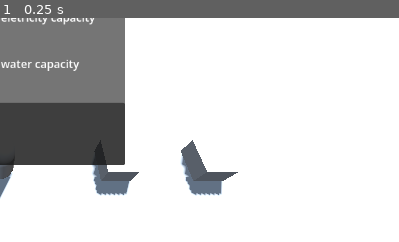
Above: before the commit, frame 1.
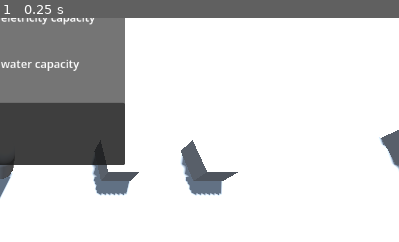
Above: after the commit, the same moment.

Repository: abody2k/Of-mice-and-cheese
Game: Godot game, scene res://scenes/main.tscn
Same seed, same stepped clock (60 frames per second), same inputs: the game is played once before the commit and once after it.
Inputs:
- Up to frame 1 (0.25 s): no input
The pictures show only the part of the screen within x 50-100%, y 50-100%; the shares and areas given below are measured in that part.

The runs differ from the first frame. In frame 1, 0.5% of the frame differs, in the area x 94-100%, y 50-68%.

Commit message:
added eating to rat

Diff:
--- a/scenes/main.tscn
+++ b/scenes/main.tscn
@@ -2,6 +2,7 @@
 
 [ext_resource type="Script" uid="uid://bpmf5g0k638cb" path="res://scripts/main.gd" id="1_o5qli"]
 [ext_resource type="PackedScene" uid="uid://dg84uy4wmu6x2" path="res://scenes/pressure_point.tscn" id="2_0wfyh"]
+[ext_resource type="PackedScene" uid="uid://dpxxor3vywgq6" path="res://scenes/rat.tscn" id="2_jyhfs"]
 [ext_resource type="PackedScene" uid="uid://b47hkftkufyky" path="res://scenes/player.tscn" id="3_sugp2"]
 
 [sub_resource type="ProceduralSkyMaterial" id="ProceduralSkyMaterial_0wfyh"]
@@ -74,7 +75,9 @@
 curve = SubResource("Curve3D_o5qli")
 
 [node name="follow" type="PathFollow3D" parent="paths/0" unique_id=449822368]
-transform = Transform3D(0.3457037, 0, 0.9383387, 0, 1, 0, -0.9383387, 0, 0.3457037, 6.5449643, 0, -0.3369684)
+transform = Transform3D(0.34569913, 0, 0.9383263, 0, 1, 0, -0.9383263, 0, 0.34569913, 6.5449643, 0, -0.3369684)
+
+[node name="rat" parent="paths/0/follow" unique_id=2088614294 instance=ExtResource("2_jyhfs")]
 
 [node name="1" type="Path3D" parent="paths" unique_id=2007321777]
 curve = SubResource("Curve3D_0wfyh")
@@ -92,7 +95,7 @@
 curve = SubResource("Curve3D_jyhfs")
 
 [node name="follow" type="PathFollow3D" parent="paths/3" unique_id=1861191831]
-transform = Transform3D(-0.22282444, 0, 0.9748577, 0, 1, 0, -0.9748577, 0, -0.22282444, 6.76529, 0, 1.2182707)
+transform = Transform3D(-0.22282436, 0, 0.9748574, 0, 1, 0, -0.9748574, 0, -0.22282436, 6.76529, 0, 1.2182707)
 
 [node name="pressure_point" parent="paths/3" unique_id=245685369 instance=ExtResource("2_0wfyh")]
 transform = Transform3D(1, 0, 0, 0, 1, 0, 0, 0, 1, -1, 0, 0)
--- a/scenes/rat.tscn
+++ b/scenes/rat.tscn
@@ -4,7 +4,7 @@
 
 [sub_resource type="SphereShape3D" id="SphereShape3D_gahpx"]
 
-[sub_resource type="SphereMesh" id="SphereMesh_77a1s"]
+[sub_resource type="BoxMesh" id="BoxMesh_1l88y"]
 
 [node name="rat" type="CharacterBody3D" unique_id=2088614294]
 collision_layer = 4
@@ -15,7 +15,7 @@
 shape = SubResource("SphereShape3D_gahpx")
 
 [node name="MeshInstance3D" type="MeshInstance3D" parent="." unique_id=3140963]
-mesh = SubResource("SphereMesh_77a1s")
+mesh = SubResource("BoxMesh_1l88y")
 
 [node name="Timer" type="Timer" parent="." unique_id=693723544]
 wait_time = 3.0
--- a/scripts/rat.gd
+++ b/scripts/rat.gd
@@ -7,11 +7,17 @@
 #a rank that is given to the player once this rat dies
 @export var on_death_rank = 1.0
 var frozen = false
+var eating = false
 
+
+func start_eating():
+	eating = true
 
 func freeze():
 	frozen = true
 	$Timer.start()
+	var rr = PathFollow3D.new()
+
 
 func take_damage(damage):
 	hp -=damage
